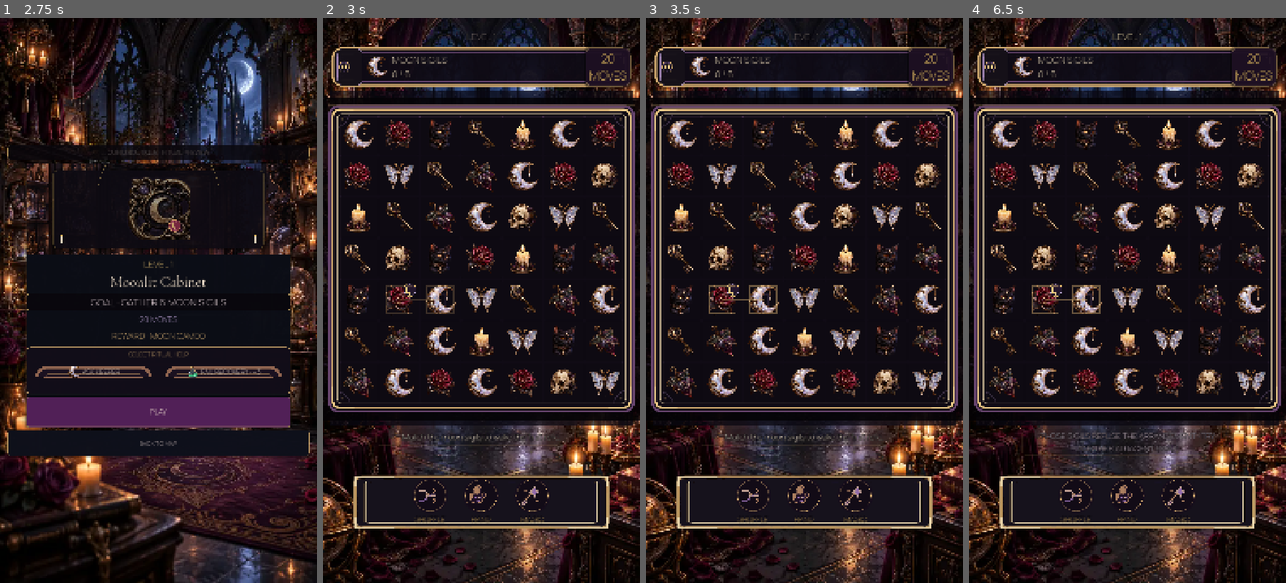
Above: before the commit, frames 1-4 (left to right).
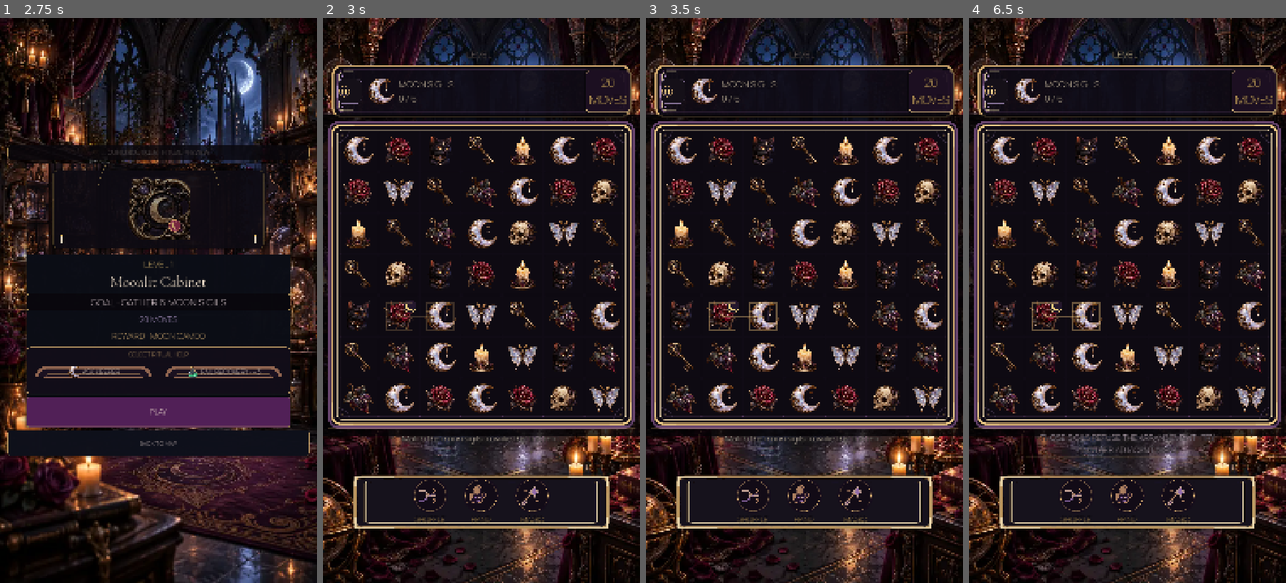
Above: after the commit, the same moments.

Repository: Jay-prodesign/akilta-match3
Game: Godot game, scene res://src/app/app_bootstrap.tscn
Two runs of this game, one before a commit and one after it. Both use one fixed random seed, a clock stepped at 60 frames per second and the inputs below.
Inputs (mouse positions are in pixels of both pictures, inside the frame that each line leads up to; where the layout moved, square brackets give the same spot in the first picture):
- Up to frame 1 (2.75 s): click "ENTER THE HOUSE" at 0.5 s; click "PLAY LEVEL 1" at 1.25 s; click "1" at 2 s
- Up to frame 2 (3 s): click "PLAY" at 2.75 s
- Up to frame 3 (3.5 s): no input
- Up to frame 4 (6.5 s): click (994, 91) [994, 68] at 3.5 s; click "RESTART LEVEL" at 4.25 s; tap Enter at 5 s; drag from (1127, 260) to (1159, 176) at 5.02 s; drag from (1064, 328) to (1111, 413) at 5.77 s

Frame 1 is identical in both runs. In frame 2, 27% of the frame differs, in the area x 0-100%, y 2-76%; in frame 3, 27%; in frame 4, 28%, in the area x 0-100%, y 2-78%.

Commit message:
Finish gameplay North Star header depth on verified main (#126)
* Carry North Star gameplay header depth onto fresh main

* Carry strict gameplay header-depth contract onto fresh main

* Carry gameplay header-depth unit gate onto fresh main

* Carry gameplay header-depth render gate onto fresh main

* Shift gameplay board into North Star vertical band

* Lock balanced header depth and board height

* Gate balanced board height under deeper gameplay header

* Gate balanced gameplay board height in real render

* Align gameplay header clearance with deeper North Star band

Diff:
--- a/src/ui/gameplay/gameplay_screen.gd
+++ b/src/ui/gameplay/gameplay_screen.gd
@@ -1117,9 +1117,23 @@
 	var compact_geometry_locked: bool = (
 		is_equal_approx(_booster_tray.anchor_left, 0.08)
 		and is_equal_approx(_booster_tray.anchor_right, 0.92)
-		and ($Layout/BoardView as Control).custom_minimum_size.y >= 1120.0
+		and ($Layout/BoardView as Control).custom_minimum_size.y >= 1020.0
+		and ($Layout/BoardView as Control).custom_minimum_size.y <= 1080.0
 		and hint_label.custom_minimum_size.x >= 680.0
 		and hint_label.custom_minimum_size.x <= 740.0
+	)
+	var viewport_size := get_viewport().get_visible_rect().size
+	var hud_rect := ($Layout/HUDPlate as Control).get_global_rect()
+	var board_rect := ($Layout/BoardView as Control).get_global_rect()
+	var header_depth_locked: bool = (
+		($Layout/HUDPlate as PanelContainer).custom_minimum_size.y >= 184.0
+		and ($Layout/HUDPlate as PanelContainer).custom_minimum_size.y <= 200.0
+		and hud_rect.size.y / viewport_size.y >= 0.09
+		and hud_rect.size.y / viewport_size.y <= 0.11
+		and board_rect.position.y / viewport_size.y >= 0.18
+		and board_rect.position.y / viewport_size.y <= 0.22
+		and board_rect.size.y / viewport_size.y >= 0.52
+		and board_rect.size.y / viewport_size.y <= 0.56
 	)
 	var north_star_gameplay_hud_frame: bool = (
 		String($Layout/HUDPlate.get_meta("production_chrome_asset", "")) == ProductionChrome.GAMEPLAY_HUD_FRAME_PATH
@@ -1148,7 +1162,7 @@
 		"asset_backed_gameplay_chrome": ($Layout/HUDPlate as PanelContainer).get_theme_stylebox("panel") is StyleBoxTexture a …(252 unchanged characters)…
 		"board_frame_asset_owner": String(($Layout/BoardView/OrnateFrame as Panel).get_meta("production_board_frame_owner", "")) == "BoardView",
 		"north_star_gameplay_geometry": hierarchy_locked and booster_family_locked and composition_locked and board_locked,
-		"gameplay_header_clearance": not $ResourceBar.visible and ($Layout as VBoxContainer).offset_top >= 32.0 and ($Layout as VBoxContainer).offset_top <= 48.0,
+		"gameplay_header_clearance": not $ResourceBar.visible and ($Layout as VBoxContainer).offset_top >= 92.0 and ($Layout as VBoxContainer).offset_top <= 108.0,
 		"compact_resource_chips": ($ResourceBar/Resources/CoinChip as PanelContainer).size.x <= 300.0 and ($ResourceBar/Resources/GemChip as PanelContainer).size.x <= 300.0 and ($ResourceBar/Resources/LevelBadgePlate as PanelContainer).size.x <= 200.0,
 		"asset_backed_resource_chips": [$ResourceBar/Resources/CoinChip, $ResourceBar/Resources/GemChip, $ResourceBar/Resources/LevelBadgePlate].all(func(panel): return panel is PanelContainer and (panel as PanelContainer).get_theme_stylebox("panel") is StyleBoxTexture),
 		"level_badge_separated": ($ResourceBar/Resources/ResourceSpacer as Control).size_flags_horizontal == Control.SIZE_EXPAND_FILL,
@@ -1162,6 +1176,7 @@
 		"quiet_gameplay_shell_family": $ResourceBar.get_theme_stylebox("panel") is StyleBoxEmpty,
 		"clear_pause_control": pause_button.icon != null and pause_button.text == "" and String(pause_button.get_meta("production_chrome_asset", "")) == GAMEPLAY_PAUSE_ICON_PATH and pause_button.get_theme_stylebox("normal") is StyleBoxFlat,
 		"north_star_gameplay_hud_frame": north_star_gameplay_hud_frame,
+		"north_star_header_depth": header_depth_locked,
 		"integrated_hint_surface": integrated_hint_surface,
 		"integrated_hud_surface": integrated_hud_surface,
 		"final_hint_readability": hint_readable and hint_label.size_flags_horizontal == Control.SIZE_SHRINK_CENTER and hint_label.custom_minimum_size.x >= 680.0 and hint_label.custom_minimum_size.x <= 740.0,
@@ -1180,7 +1195,8 @@
 		"visual_parity_gate_v12": hierarchy_locked and integrated_hud_surface and hint_readable and booster_family_locked and …(230 unchanged characters)…
 		"visual_parity_gate_v13": hierarchy_locked and integrated_hud_surface and integrated_hint_surface and hint_readable a …(258 unchanged characters)…
 		"visual_parity_gate_v14": hierarchy_locked and integrated_hud_surface and integrated_hint_surface and hint_readable a …(471 unchanged characters)…
-		"visual_parity_version": 14,
+		"visual_parity_gate_v15": hierarchy_locked and integrated_hud_surface and integrated_hint_surface and hint_readable and booster_family_locked and composition_locked and board_locked and utilities_separated and canonical_booster_art and gothic_board_material and objective_spacing_locked and compact_header_locked and compact_geometry_locked and north_star_gameplay_hud_frame and header_depth_locked and pause_button.icon != null and pause_button.text == "" and String(pause_button.get_meta("production_chrome_asset", "")) == GAMEPLAY_PAUSE_ICON_PATH and pause_button.get_theme_stylebox("normal") is StyleBoxFlat,
+		"visual_parity_version": 15,
 		"resource_bar_height": ($ResourceBar as PanelContainer).offset_bottom - ($ResourceBar as PanelContainer).offset_top,
 		"hud_plate_height": ($Layout/HUDPlate as PanelContainer).custom_minimum_size.y,
 		"booster_tray_height": _booster_tray.offset_bottom - _booster_tray.offset_top,
--- a/src/ui/gameplay/gameplay_screen.tscn
+++ b/src/ui/gameplay/gameplay_screen.tscn
@@ -376,7 +376,7 @@
 anchor_right = 1.0
 anchor_bottom = 1.0
 offset_left = 24.0
-offset_top = 40.0
+offset_top = 100.0
 offset_right = -24.0
 offset_bottom = -112.0
 grow_horizontal = 2
@@ -404,7 +404,7 @@
 horizontal_alignment = 1
 
 [node name="HUDPlate" type="PanelContainer" parent="Layout"]
-custom_minimum_size = Vector2(0, 128)
+custom_minimum_size = Vector2(0, 192)
 layout_mode = 2
 theme_override_styles/panel = SubResource("GameplayHUDPlate")
 
@@ -418,14 +418,15 @@
 layout_mode = 2
 
 [node name="ObjectiveIcon" type="TextureRect" parent="Layout/HUDPlate/HUD"]
-custom_minimum_size = Vector2(82, 82)
-layout_mode = 2
+custom_minimum_size = Vector2(104, 104)
+layout_mode = 2
+size_flags_vertical = 4
 mouse_filter = 2
 expand_mode = 1
 stretch_mode = 5
 
 [node name="Objective" type="Label" parent="Layout/HUDPlate/HUD"]
-custom_minimum_size = Vector2(0, 96)
+custom_minimum_size = Vector2(0, 144)
 layout_mode = 2
 size_flags_horizontal = 3
 theme_override_colors/font_color = Color(1, 0.94, 0.82, 1)
@@ -437,7 +438,7 @@
 vertical_alignment = 1
 
 [node name="Moves" type="Label" parent="Layout/HUDPlate/HUD"]
-custom_minimum_size = Vector2(140, 96)
+custom_minimum_size = Vector2(150, 144)
 layout_mode = 2
 theme_override_colors/font_color = Color(0.94, 0.80, 0.52, 1)
 theme_override_colors/font_outline_color = Color(0.03, 0.02, 0.04, 0.94)
@@ -451,6 +452,7 @@
 [node name="Pause" type="Button" parent="Layout/HUDPlate/HUD"]
 custom_minimum_size = Vector2(84, 84)
 layout_mode = 2
+size_flags_vertical = 4
 theme_override_colors/font_color = Color(0.945, 0.91, 0.866, 1)
 theme_override_font_sizes/font_size = 28
 theme_override_styles/normal = SubResource("PauseUtility")
@@ -462,7 +464,7 @@
 tooltip_text = "Pause"
 
 [node name="BoardView" type="Control" parent="Layout"]
-custom_minimum_size = Vector2(0, 1140)
+custom_minimum_size = Vector2(0, 1040)
 layout_mode = 2
 size_flags_vertical = 0
 mouse_filter = 0
--- a/tests/unit/test_gameplay_authored_presentation_shell.gd
+++ b/tests/unit/test_gameplay_authored_presentation_shell.gd
@@ -22,13 +22,13 @@
 		"north_star_booster_family", "utility_separated_from_boosters", "north_star_board_object",
 		"north_star_header_hierarchy", "booster_frame_family", "quiet_gameplay_shell_family", "clear_pause_control", "integrated_hint_surface", "integrated_hud_surface",
 		"final_hint_readability", "final_booster_readability", "canonical_booster_art", "gothic_board_material", "objective_spacing_locked",
-		"north_star_compact_gameplay_header", "north_star_compact_gameplay_geometry", "north_star_gameplay_hud_frame",
-		"visual_parity_gate_v2", "visual_parity_gate_v3", "visual_parity_gate_v4", "visual_parity_gate_v5", "visual_parity_gate_v10", "visual_parity_gate_v11", "visual_parity_gate_v12", "visual_parity_gate_v13", "visual_parity_gate_v14",
+		"north_star_compact_gameplay_header", "north_star_compact_gameplay_geometry", "north_star_gameplay_hud_frame", "north_star_header_depth",
+		"visual_parity_gate_v2", "visual_parity_gate_v3", "visual_parity_gate_v4", "visual_parity_gate_v5", "visual_parity_gate_v10", "visual_parity_gate_v11", "visual_parity_gate_v12", "visual_parity_gate_v13", "visual_parity_gate_v14", "visual_parity_gate_v15",
 	]:
 		_expect(bool(contract.get(key, false)), "Gameplay North Star parity contract failed: %s" % key)
 	_expect(int(contract.get("visible_booster_count", 0)) == 3, "Exactly three gameplay boosters must be visible")
 	_expect(float(contract.get("resource_bar_height", 0.0)) == 80.0, "Resource strip height drifted")
-	_expect(float(contract.get("hud_plate_height", 0.0)) >= 120.0, "Target/moves hierarchy collapsed")
+	_expect(float(contract.get("hud_plate_height", 0.0)) >= 184.0 and float(contract.get("hud_plate_height", 0.0)) <= 200.0, "Target/moves HUD depth drifted from North Star composition")
 	_expect(float(contract.get("booster_tray_height", 0.0)) >= 216.0, "Booster tray is too shallow")
 
 	var eyebrow := screen.get_node_or_null("Layout/Eyebrow") as Label
@@ -58,7 +58,7 @@
 	_expect(objective != null and objective_icon != null and objective.global_position.x >= objective_icon.global_position.x + objective_icon.size.x + 6.0, "Objective icon and copy must retain readable clearance")
 	_expect(pause != null and objective_icon != null and pause.global_position.x < objective_icon.global_position.x, "Pause must sit at the quiet left edge of the gameplay HUD")
 	_expect(pause != null and pause.icon != null and pause.text == "" and pause.get_theme_stylebox("normal") is StyleBoxFlat and String(pause.get_meta("production_chrome_kind", "")) == "gameplay_pause_icon", "Pause must render as the clear authored icon rather than a clipped text glyph")
-	_expect(board != null and board.custom_minimum_size.y >= 1120.0, "Board must remain the dominant gameplay object")
+	_expect(board != null and board.custom_minimum_size.y >= 1020.0 and board.custom_minimum_size.y <= 1080.0, "Board must remain dominant without crowding the North Star header and booster bands")
 	_expect(hint_band != null and tray != null and tray.global_position.y >= hint_band.global_position.y + hint_band.size.y + 32.0, "Hint and booster tray collide")
 	_expect(tray != null and is_equal_approx(tray.anchor_left, 0.08) and is_equal_approx(tray.anchor_right, 0.92), "Booster tray width drifted from the final gameplay family")
 	_expect(keeper_slot != null and not keeper_slot.visible and settings_slot != null and not settings_slot.visible, "Utilities leaked into booster family")
--- a/tests/visual/capture_level1_journey.gd
+++ b/tests/visual/capture_level1_journey.gd
@@ -72,6 +72,7 @@
 		"north_star_compact_gameplay_header",
 		"north_star_compact_gameplay_geometry",
 		"north_star_gameplay_hud_frame",
+		"north_star_header_depth",
 		"integrated_hint_surface",
 		"canonical_booster_art",
 		"gothic_board_material",
@@ -85,7 +86,7 @@
 		"north_star_booster_family",
 		"utility_separated_from_boosters",
 		"hint_booster_clearance",
-		"visual_parity_gate_v14",
+		"visual_parity_gate_v15",
 	]:
 		if not bool(gameplay_contract.get(parity_key, false)):
 			return _fail(app, "S05 North Star render gate failed: %s" % parity_key)
@@ -108,10 +109,16 @@
 		return _fail(app, "S05 North Star render gate missing level/HUD/board/hint/tray")
 	if gameplay_resource_bar.visible:
 		return _fail(app, "S05 meta currency/level row regressed into gameplay")
+	var hud_height_ratio: float = gameplay_hud.size.y / gameplay_viewport.y
+	var board_start_ratio: float = gameplay_board.global_position.y / gameplay_viewport.y
 	var board_height_ratio: float = gameplay_board.size.y / gameplay_viewport.y
 	var board_width_ratio: float = gameplay_board.size.x / gameplay_viewport.x
 	var tray_width_ratio: float = gameplay_tray.size.x / gameplay_viewport.x
-	if board_height_ratio < 0.56 or board_height_ratio > 0.61:
+	if hud_height_ratio < 0.09 or hud_height_ratio > 0.11:
+		return _fail(app, "S05 gameplay HUD depth drifted: %.3f" % hud_height_ratio)
+	if board_start_ratio < 0.18 or board_start_ratio > 0.22:
+		return _fail(app, "S05 board starts too high/low versus North Star: %.3f" % board_start_ratio)
+	if board_height_ratio < 0.52 or board_height_ratio > 0.56:
 		return _fail(app, "S05 board height ratio drifted: %.3f" % board_height_ratio)
 	if board_width_ratio < 0.90:
 		return _fail(app, "S05 board width no longer dominates viewport: %.3f" % board_width_ratio)
